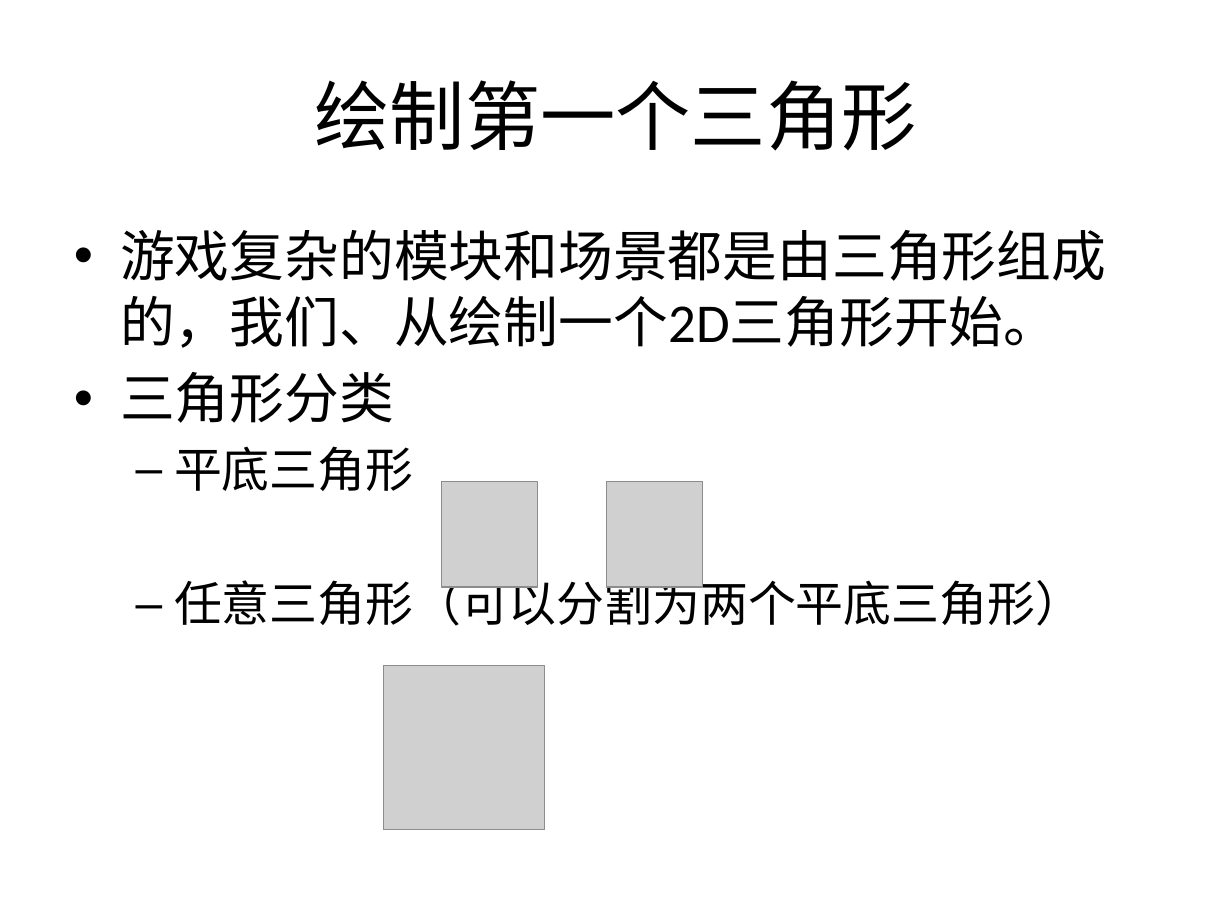
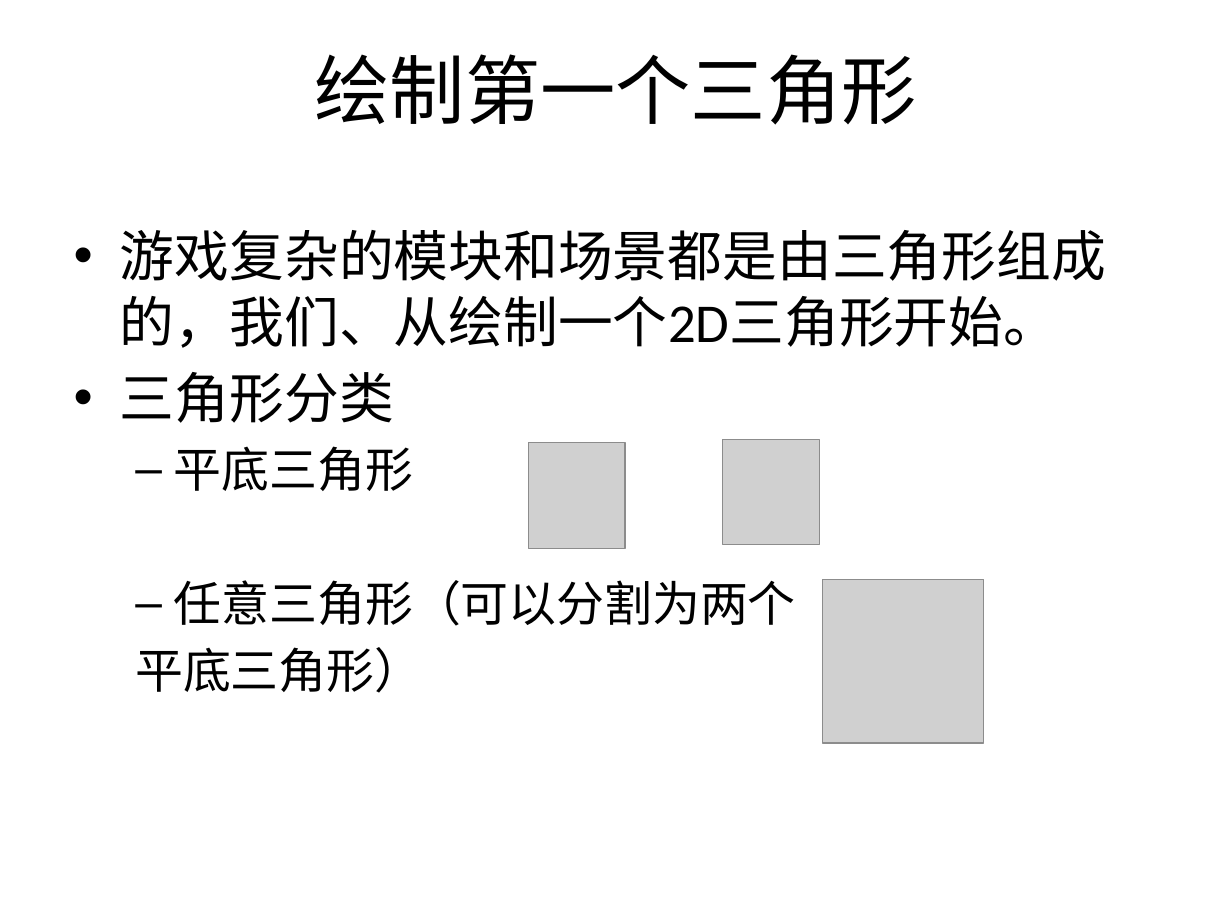
Before and after one commit to SeventhMage/MagicX, a slide deck: slide 10 of SoftEngine/doc/SoftwareRender.pptx (slide 9 before the commit). Drawn at 1232x924 pixels with LibreOffice and Linux fonts; fonts in the diff are those of the drawing; grey boxes stand for pictures; background and template pictures are left out. Boxes give left, top, right and bottom in pixels: in the first picture for what was removed or moved away, otherwise in the second. Text is boxed around its words. In the diff, an @@ line names an element or a change of style, - is before the commit and + after.

```diff
--- a/SoftEngine/doc/SoftwareRender.pptx
+++ b/SoftEngine/doc/SoftwareRender.pptx
@@ title "绘制第一个三角形" at (x1=315, y1=54, x2=917, y2=125): vertical alignment middle to top @@
@@ picture at (x1=529, y1=442, x2=625, y2=548): rotation 180 to 0 degrees @@
@@ picture at (x1=723, y1=439, x2=819, y2=545): rotation 0 to 180 degrees @@
@@ text at (x1=135, y1=580, x2=796, y2=693): text changed @@
-  – 任意三角形（可以分割为两个平底三角形）
+  – 任意三角形（可以分割为两个
+  平底三角形）
@@ picture moved from (x1=383, y1=665, x2=545, y2=829) to (x1=823, y1=579, x2=984, y2=743) @@
```
Also in this commit, not shown: 33 other slides changed, 16 slides added, 1 slide removed.
